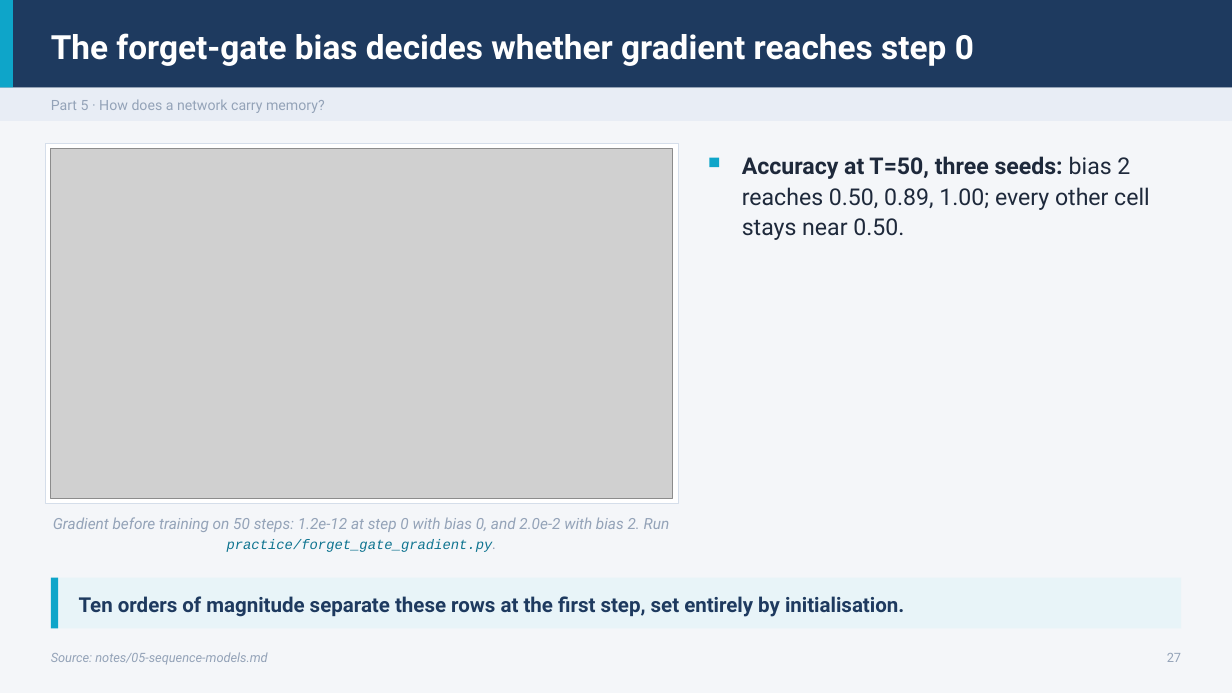
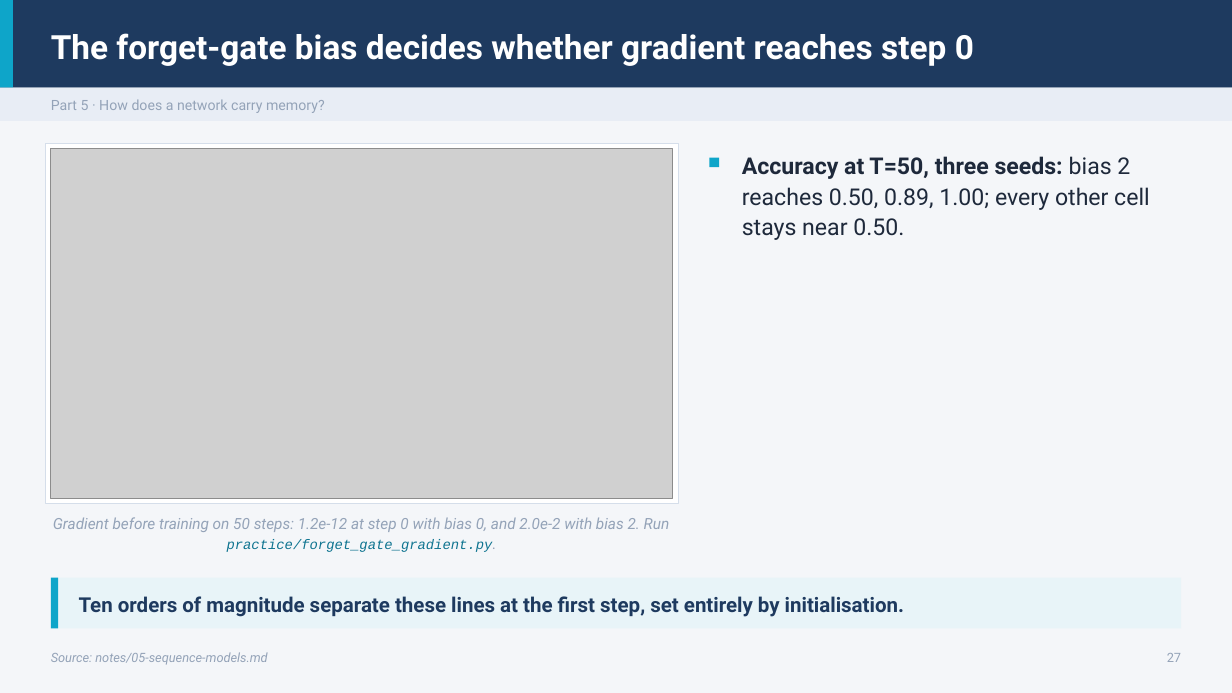
Before and after one commit to ramseywise/learn-ai-engineering, a slide deck: slide 27 of data-science/02-deep-learning/slides/deep-learning.pptx. Drawn at 1232x693 pixels with LibreOffice and Linux fonts; fonts in the diff are those of the drawing; grey boxes stand for pictures. Boxes give left, top, right and bottom in pixels: in the first picture for what was removed or moved away, otherwise in the second. Text is boxed around its words. In the diff, an @@ line names an element or a change of style, - is before the commit and + after.

```diff
--- a/data-science/02-deep-learning/slides/deep-learning.pptx
+++ b/data-science/02-deep-learning/slides/deep-learning.pptx
@@ text at [79, 596, 904, 617]: text changed @@
-Ten orders of magnitude separate these rows at the first step, set entirely by initialisation.
+Ten orders of magnitude separate these lines at the first step, set entirely by initialisation.
```
Also in this commit, not shown: 2 other slides changed, 38 other files.
